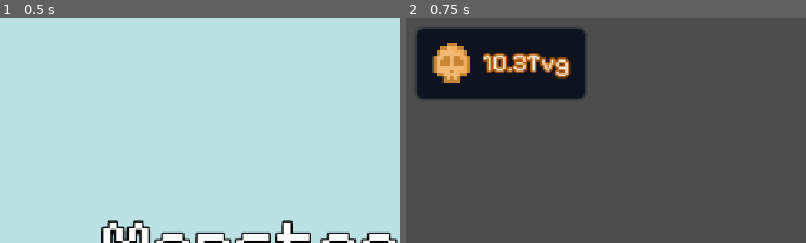
Above: before the commit, frames 1-2 (left to right).
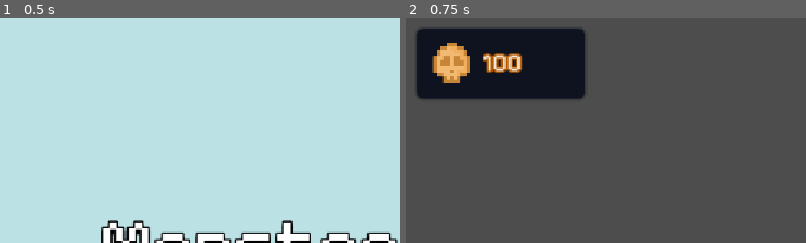
Above: after the commit, the same moments.

Repository: verstraate/monster-daycare
Game: Godot game, scene res://_Scenes/MainMenu/main_menu.tscn
Same seed, same stepped clock (60 frames per second), same inputs: the game is played once before the commit and once after it.
Inputs (mouse positions are % of the whole screen's width and height, from its top left):
- Up to frame 1 (0.5 s): no input
- Up to frame 2 (0.75 s): click (50, 50) at 0.5 s
The pictures show only the part of the screen within x 0-50%, y 0-50%; the shares and areas given below are measured in that part.

Frame 1 is identical in both runs. In frame 2, 1.2% of the frame differs, in the area x 25-42%, y 15-28%.
Error before the commit: Parse Error: Identifier "Enums" not declared in the current scope. (res://Scripts/IdleNumber.gd:10)

Commit message:
fix: Updated Enums to Utils

Diff:
--- a/Scripts/IdleNumber.gd
+++ b/Scripts/IdleNumber.gd
@@ -7,7 +7,7 @@
 
 func display_value(significant_figures: int = 3, append_suffix: bool = true) -> String:
 	var highest_place: int = _num_places.back()
-	var amount_suffix: String = Enums.BigNumberAmounts.find_key(_num_places.size() - 2) if _num_places.size() > 1 else ""
+	var amount_suffix: String = Utils.NUMBER_SUFFIXES.find_key(_num_places.size() - 2) if _num_places.size() > 1 else ""
 
 	var result: String = str(highest_place)
 
